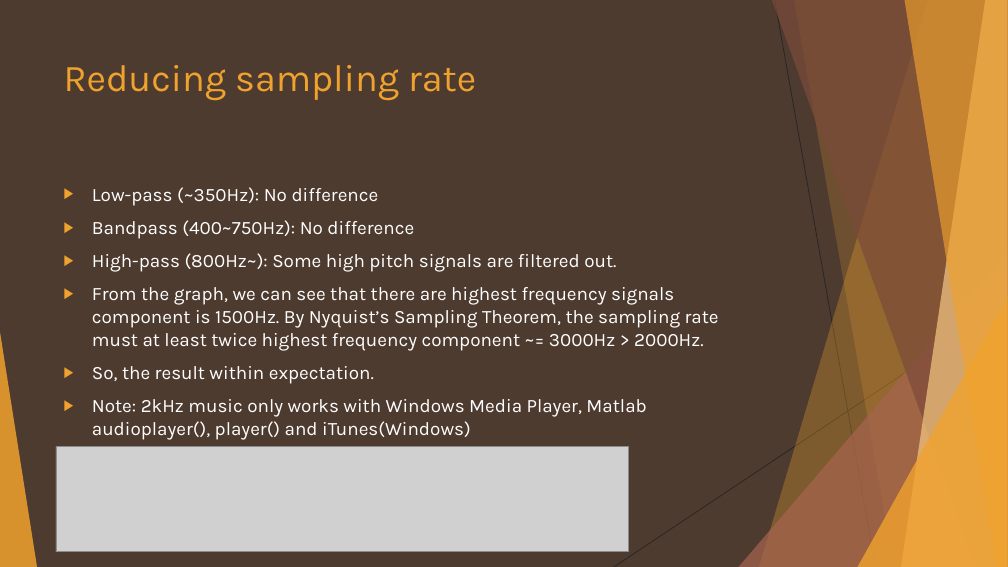
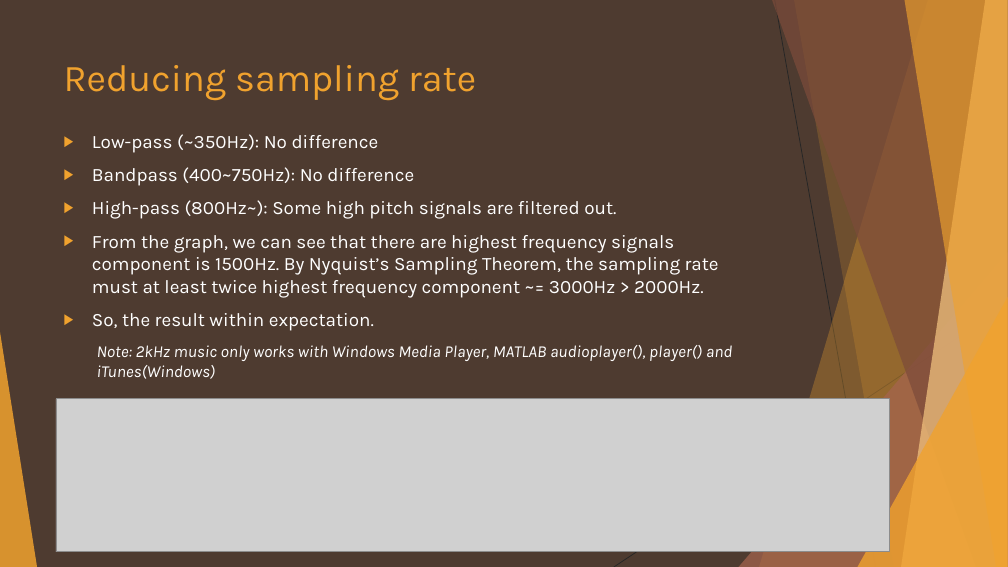
Before and after one commit to kenchan13/Introduction-to-Multimedia, a slide deck: slide 12 of Homework/hw2/104062361_report.pptx (slide 11 before the commit). Drawn at 1008x567 pixels with LibreOffice and Linux fonts; fonts in the diff are those of the drawing; grey boxes stand for pictures. Boxes give left, top, right and bottom in pixels: in the first picture for what was removed or moved away, otherwise in the second. Text is boxed around its words. In the diff, an @@ line names an element or a change of style, - is before the commit and + after.

```diff
--- a/Homework/hw2/104062361_report.pptx
+++ b/Homework/hw2/104062361_report.pptx
@@ text "Low-pass (~350Hz): No difference": place and size @@
-text "Low-pass (~350Hz): No difference" at bbox=[92, 187, 719, 440]
+text "Low-pass (~350Hz): No difference" at bbox=[92, 134, 733, 379]
@@ text at bbox=[97, 345, 733, 379]: text changed; size 18 to 16 pt; italic on @@
-▶ Note: 2kHz music only works with Windows Media Player, Matlab audioplayer(), player() and iTunes(Windows)
+  Note: 2kHz music only works with Windows Media Player, MATLAB audioplayer(), player() and iTunes(Windows)
@@ picture: place and size @@
-picture at bbox=[56, 447, 629, 552]
+picture at bbox=[56, 399, 889, 552]
```
Also in this commit, not shown: 10 other slides changed, 3 slides added, 39 other files.
